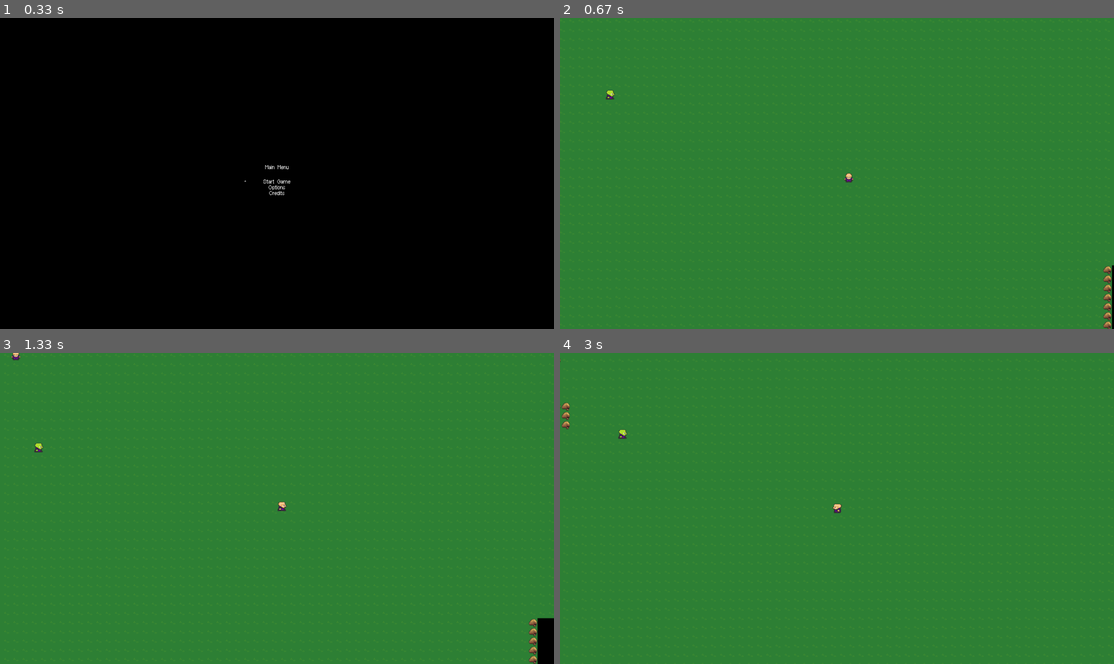
Above: before the commit, frames 1-4 (two rows, left to right).
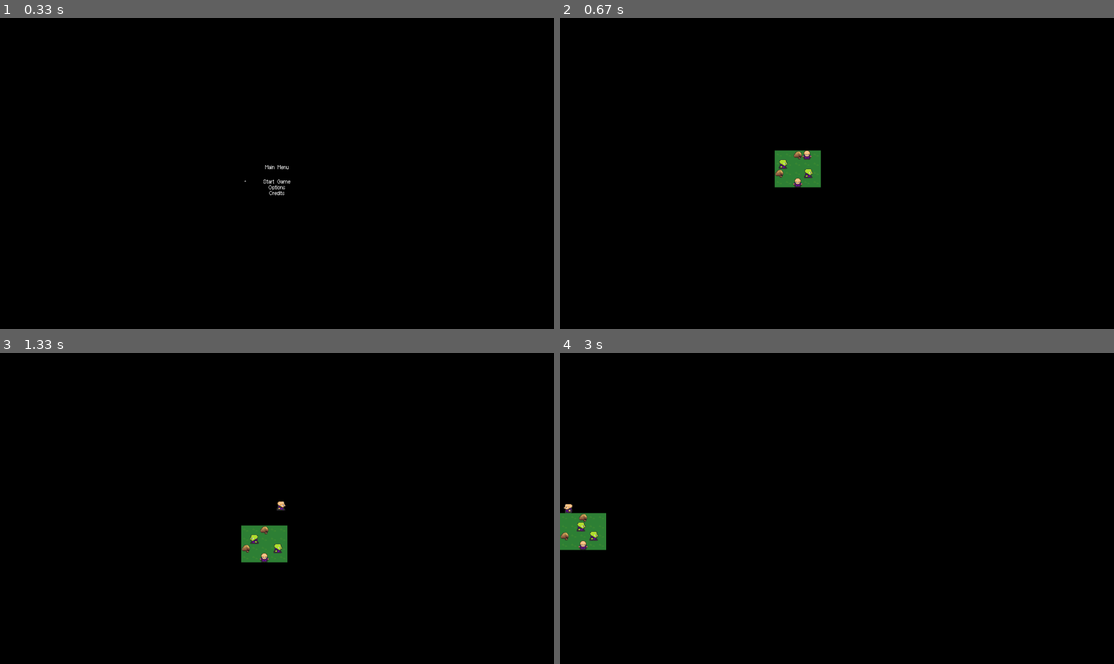
Above: after the commit, the same moments.

Repository: RyanNageer/Pygame
Game: pygame game, started from main.py
The game is run twice, just before and just after one commit, with the same random seed, the same clock (stepped at 60 frames per second) and the same inputs.
Inputs:
- Up to frame 1 (0.33 s): no input
- Up to frame 2 (0.67 s): tap Enter at 0.33 s
- Up to frame 3 (1.33 s): hold W 0.67-1.13 s; hold D from 1.17 s (still down)
- Up to frame 4 (3 s): release D at 1.63 s; hold A 1.67-2.2 s; tap 2 at 1.82 s; hold S 2.23-2.53 s; tap 3 at 2.38 s; hold A 2.57-2.97 s

Frame 1 is identical in both runs. In frame 2, 99% of the frame differs, in the area x 0-100%, y 0-100%; in frame 3, 99%; in frame 4, 99%.

Commit message:
Added box for enemy and player stats. Added functional attack.

Diff:
--- a/config.py
+++ b/config.py
@@ -18,47 +18,9 @@
 FPS = 60
 # GROUND_LAYER = 1
 
-tilemap = [ # 640 / 32 = 20, 480 / 32 = 15 # B is wall, . is nothing, P is player
-    'BBBBBBBBBBBBBBBBBBBB', # List of Strings
-'B..E........N...........................................................................B',
-'B......................................................................................B',
-'B....BBB...............................................................................B',
-'B......................................................................................B',
-'B.....................................................................................B',
-'B......................................................................................B',
-'B......................................................................................B',
-'B.....BBB..............................................................................B',
-'B.......B..............................................................................B',
-'B.......B..............................................................................B',
-'B.............E........................................................................B',
-'B..N...................................................................................B',
-'B......................................................................................B'
-'B......................................................................................B',
-'B......................................................................................B',
-'B......................................................................................B',
-'B......................................................................................B',
-'B......................................................................................B',
-'B......................................................................................B',
-'B......................................................................................B',
-'B.......................................P..............................................B',
-'B......................................................................................B',
-'B......................................................................................B',
-'B......................................................................................B',
-'B......................................................................................B',
-'B......................................................................................B',
-'B......................................................................................B',
-'B......................................................................................B',
-'B......................................................................................B',
-'B......................................................................................B',
-
-'....................................................................B',
-'....................................................................B',
-'....................................................................B',
-'....................................................................B',
-'....................................................................B',
-'....................................................................B',
-'....................................................................B',
-'....................................................................B',
-'B',
-'BBBBBBBBBBBBBBBBBBBB',
+tilemap = [
+    [' ', ' ', 'B', 'P', ' '],   # Row 1
+    [' ', 'FLY', ' ', ' ', ' '],  # Row 2 (FLY tile)
+    ['B', ' ', ' ', 'E', ' '],   # Row 3 (Block, Enemy)
+    [' ', ' ', 'N', ' ', ' ']    # Row 4 (NPC)
 ]
--- a/game.py
+++ b/game.py
@@ -72,7 +72,7 @@
     def reset_keys(self):
         self.UP_KEY, self.DOWN_KEY, self.ENTER_KEY, self.BACK_KEY, self.ESC_KEY = False, False, False, False, False
 
-    def draw_text(self, text, size, x, y, surface=None):
+    def draw_text(self, text, size, x, y, color=(255,255,255), surface=None):
         """Render `text` to `surface` (defaults to `self.display`).
 
         Added `surface` parameter so callers can draw text to any surface
@@ -82,7 +82,7 @@
         if surface is None: # default main menu surface
             surface = self.display
         font = pygame.font.Font(self.font_name, size)
-        text_surface = font.render(text, True, self.WHITE)
+        text_surface = font.render(text, True, color)
         text_rect = text_surface.get_rect()
         text_rect.center = (x, y)
         surface.blit(text_surface, text_rect)
@@ -101,6 +101,8 @@
                     Johnluke(self, j, i) # pass in game object (self) and coordinates
                 if column == 'N':
                     NPC(self, j, i, ["Hello!", "How are you?", "Nice to meet you!"]) # pass in game object (self) and coordinates
+                if column == 'FLY':
+                    Fly(self, j, i) # pass in game object (self) and coordinates
 
     def new(self):
 
@@ -164,16 +166,16 @@
                                 break
 
             if self.player.inBattle == 1:
-                self.battle(self.battle_enemy, self.player) # Get the enemy touched from the battle_enemy which was taken from the hits[] list
-
-    def battle(self, enemy, player):
+                self.battle(self.player, self.battle_enemy ) # Get the enemy touched from the battle_enemy which was taken from the hits[] list
+
+    def battle(self, player, enemy):
         self.playing = 0 # Exit overworld and enter battle screen
         self.curr_menu = self.battlemenu
         while self.player.inBattle:
 
             self.screen.blit(self.battle_background, (0,0)) # Draw background image
             self.screen.blit(enemy.battle_sprite, (self.DISPLAY_W / 2, 350))
-            self.battlemenu.display_menu()
+            self.battlemenu.display_menu(player, enemy)
 
             for event in pygame.event.get(): # Get inputs from player every frame
                 if event.type == pygame.QUIT:
@@ -186,7 +188,7 @@
                         self.playing = 1
                         enemy.kill()
                         break
-                    self.battlemenu.check_input(event.key)
+                    self.battlemenu.check_input(event.key, player, enemy)
 
 
             self.clock.tick(FPS) #
--- a/menu.py
+++ b/menu.py
@@ -199,28 +199,45 @@
     def __init__(self, game):
         Menu.__init__(self,game)
         # Use integer dimensions for the surface
-        self.battle_display = pygame.Surface((self.game.DISPLAY_W, self.game.DISPLAY_H)) # Canvas(dimensions)
+        self.battle_display = pygame.Surface((self.game.DISPLAY_W, 300)) # Canvas(dimensions)
+        self.player_stats = pygame.Surface((380, 167))
+        self.enemy_stats = pygame.Surface((500, 200))
         self.state = "Attack"
         self.attackx, self.attacky = 200, 180 # Aligning where on the screen we want to place our "start game" text
         self.itemx, self.itemy = 400, 180 # Aligning options below the "start game"
         self.talkx, self.talky = 600, 180
         self.fleex, self.fleey = 800, 180
         self.textx, self.texty = 150, 60
+
+        self.player_hpx, self.player_hpy = 120, 40
+        self.player_namex, self.player_namey = 80, 100
+
+        self.enemy_hpx, self.enemy_hpy = 120, 60
+        self.enemy_namex, self.enemy_namey = 120, 120
+
         self.cursor_rect.midtop = (self.attackx + self.offset, self.attacky) # midpoint of the top edge of the rectangle
         self.textbox = "An enemy approaches!"
         # midtop is one of the position attributes of a Pygame Rect object
 
-    def display_menu(self):
+    def display_menu(self, player, enemy):
         # Draw a single frame of the battle UI.
         # The outer `Game.battle` loop handles the event polling and input,
         # so this method should only render and return each frame.
 
         self.battle_display.fill(self.game.BLACK)
+        self.player_stats.fill(self.game.WHITE)
+        self.enemy_stats.fill(self.game.BLACK)
         # Draw text directly onto the battle surface so it will be visible
         self.game.draw_text('Attack', 40, self.attackx, self.attacky, surface=self.battle_display) # using updated draw_text that accepts surface variable
         self.game.draw_text('Item', 40, self.itemx, self.itemy, surface=self.battle_display)
         self.game.draw_text('Talk', 40, self.talkx, self.talky, surface=self.battle_display)
         self.game.draw_text('Flee', 40, self.fleex, self.fleey, surface=self.battle_display)
+
+        self.game.draw_text(f"HP: {enemy.CUR_HP} / {enemy.MAX_HP}", 40, self.enemy_hpx, self.enemy_hpy, surface=self.enemy_stats)
+        self.game.draw_text(f"{enemy.name}", 40, self.enemy_namex, self.enemy_namey, surface=self.enemy_stats)
+
+        self.game.draw_text(f"HP: {player.CUR_HP} / {player.MAX_HP}", 40, self.player_hpx, self.player_hpy, color=self.game.BLACK, surface=self.player_stats)
+        self.game.draw_text(f"{player.name}", 40, self.player_namex, self.player_namey, color=self.game.BLACK, surface=self.player_stats)
        #(text, font, colour, x, y, screen, allowed_width)
         font = pygame.font.Font(self.game.font_name, 40)
         self.renderTextLeft(self.textbox, font, WHITE, self.textx, self.texty, self.battle_display, 1600)
@@ -229,6 +246,9 @@
 
     def blit_battle_menu(self):
         self.game.window.blit(self.battle_display, (0, int((self.game.DISPLAY_H / 2) + 300))) # copy our canvas onto the visible window that our player sees are our top-left XY coordinates
+        self.game.window.blit(self.player_stats, (1420, 880))
+        self.game.window.blit(self.enemy_stats, (0, 0))
+
         # Copy the pixels from self.game.display (the off-screen canvas) onto self.game.window (the visible screen), starting at coordinates (0, 0)
         pygame.display.update()
         self.game.reset_keys() # reset inputs to false
@@ -262,11 +282,13 @@
                 self.cursor_rect.midtop = (self.talkx + self.offset, self.talky)
                 self.state = 'Talk'
 
-    def check_input(self, key):
+    def check_input(self, key, player, enemy):
         self.move_cursor(key) # every frame we will check for input and adjust the cursor accordingly
         if key == pygame.K_RETURN or key == pygame.K_e: # If the player clicks Enter or INTERACT_KEY
             if self.state == 'Attack':
                 self.textbox = "Player Attacks!"
+
+                enemy.CUR_HP -= player.ATK
             elif self.state == 'Item':
                 self.textbox = "You don't have any items"
             elif self.state == 'Talk':
--- a/sprites.py
+++ b/sprites.py
@@ -70,10 +70,11 @@
 
         self.inBattle = 0
 
-        LVL = 1
-        MAX_HP = 20
-        CUR_HP = 20
-        ATK = 2
+        self.LVL = 1
+        self.MAX_HP = 20
+        self.CUR_HP = 20
+        self.ATK = 2
+        self.name = "Player"
 
 
     def update(self):
@@ -244,9 +245,10 @@
         self.rect.x = self.x
         self.rect.y = self.y
 
-        MAX_HP = 5
-        CUR_HP = 5
-        ATK = 1
+        self.MAX_HP = 5
+        self.CUR_HP = 5
+        self.ATK = 1
+
 
 
 
@@ -309,6 +311,7 @@
 
 class Johnluke(Enemy):
     battle_sprite = pygame.image.load('img/jl.PNG')
+    name = "Johnluke"
     orig_w, orig_h = battle_sprite.get_size()
     scale = 0.5  # 50% size
 
@@ -317,6 +320,12 @@
 
     battle_sprite = pygame.transform.smoothscale(battle_sprite, (new_w, new_h))
 
+    def __init__(self, game, x ,y):
+        super().__init__(game, x, y) # Run parent init function
+
+class Fly(Enemy):
+    battle_sprite = pygame.image.load('img/fly.png')
+    name = "Fly"
     def __init__(self, game, x ,y):
         super().__init__(game, x, y) # Run parent init function
 
--- a/window.py
+++ /dev/null
@@ -1,43 +0,0 @@
-# Example file showing a circle moving on screen
-import pygame
-
-# pygame setup
-pygame.init()
-screen = pygame.display.set_mode((1280, 720)) # draws an image to the screen
-clock = pygame.time.Clock() # create an object to help track time. Times in pygame are represented in milliseconds. Before pygame is initialized pygame.time.get_ticks() will always be 0.
-running = True # a boolean variable to track if the game is running
-dt = 0
-
-player_pos = pygame.Vector2(screen.get_width() / 2, screen.get_height() / 2)
-
-while running:
-    # poll for events
-    # pygame.QUIT event means the user clicked X to close your window
-    for event in pygame.event.get():
-        if event.type == pygame.QUIT:
-            running = False
-
-    # fill the screen with a color to wipe away anything from last frame
-    screen.fill("white")
-
-    pygame.draw.circle(screen, "red", player_pos, 40)
-
-    keys = pygame.key.get_pressed()
-    if keys[pygame.K_w]:
-        player_pos.y -= 300 * dt
-    if keys[pygame.K_s]:
-        player_pos.y += 300 * dt
-    if keys[pygame.K_a]:
-        player_pos.x -= 300 * dt
-    if keys[pygame.K_d]:
-        player_pos.x += 300 * dt
-
-    # flip() the display to put your work on screen
-    pygame.display.flip()
-
-    # limits FPS to 60
-    # dt is delta time in seconds since last frame, used for framerate-
-    # independent physics.
-    dt = clock.tick(60) / 1000
-
-pygame.quit()
Binary file added: img/fly.jpg
Binary file added: img/fly.png
